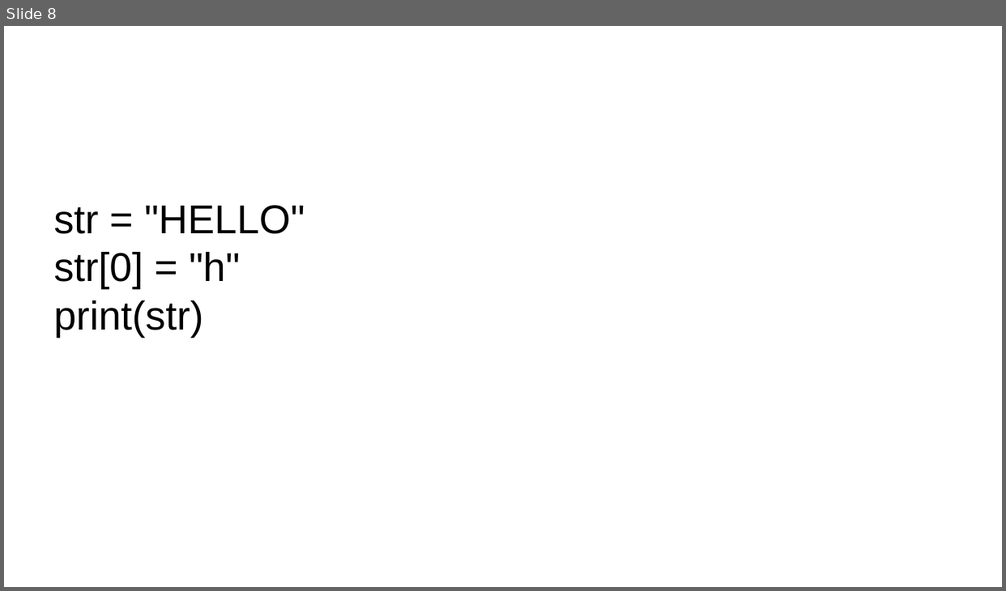
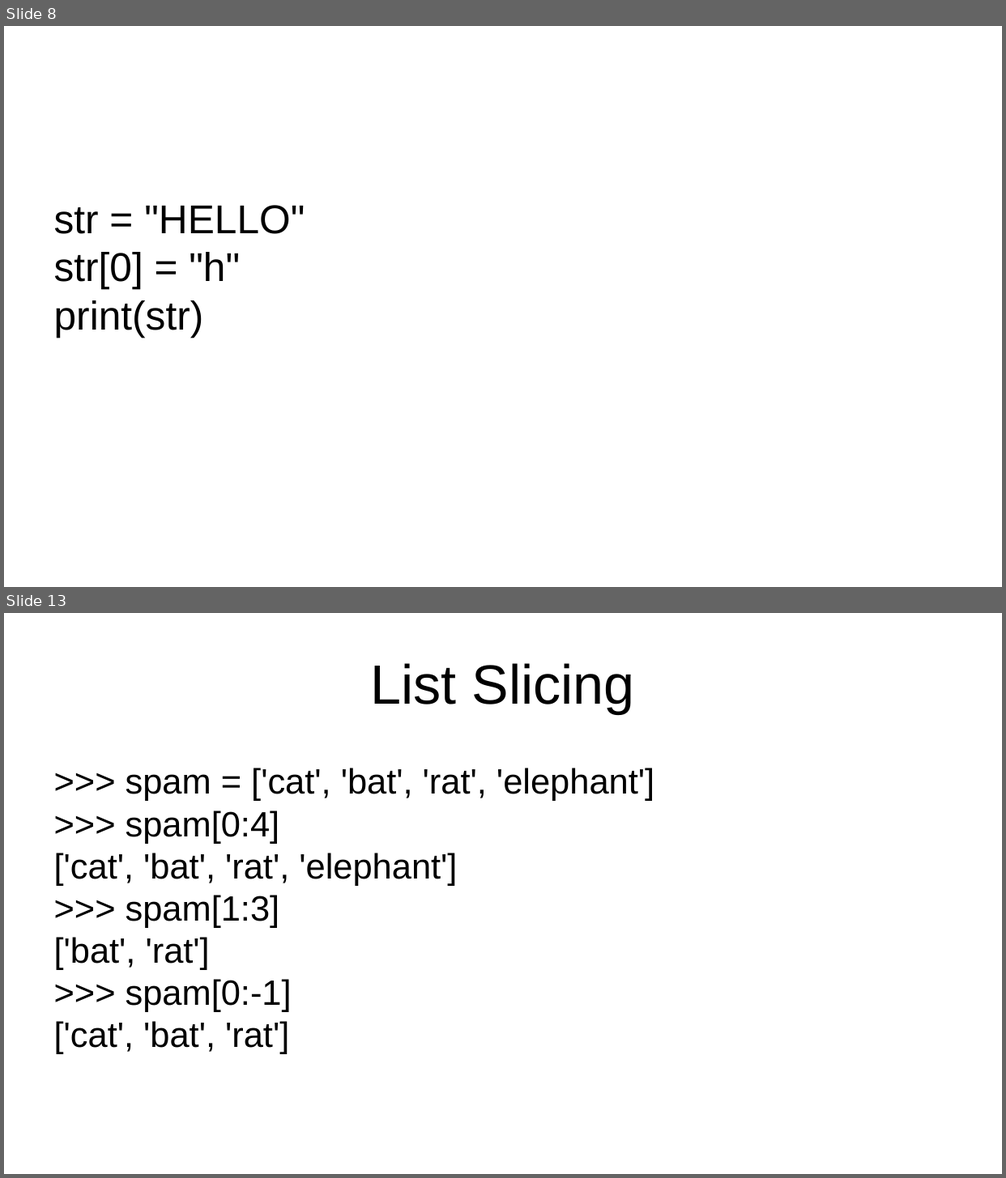
Before and after one commit to ApoorvaJu08/Python-khatmandu, a slide deck: Teaching/Strings.odp. Shown one above the other, each under a label of ours: slide 8 before the commit, slides 8 and 13 after it; the slides between them are not shown. The pictures are 1006x591 and 1006x1178 pixels, drawn with LibreOffice and Linux fonts; fonts in the diff are those of the drawing. Boxes give left, top, right and bottom in pixels: in the first picture for what was removed or moved away, otherwise in the second. Text is boxed around its words. In the diff, an @@ line names an element or a change of style, - is before the commit and + after.

Commit message:
string list

```diff
--- a/Teaching/Strings.odp
+++ b/Teaching/Strings.odp
@@ slide 13 added at (4,613,1002,1174), background #FFFFFF @@
@@ title added at (371,663,635,714), 44 pt, text #000000 @@
+List Slicing
@@ subtitle added at (54,768,654,1054), 28 pt, text #000000 @@
+>>> spam = ['cat', 'bat', 'rat', 'elephant']
+>>> spam[0:4]
+['cat', 'bat', 'rat', 'elephant']
+>>> spam[1:3]
+['bat', 'rat']
+>>> spam[0:-1]
+['cat', 'bat', 'rat']
```
Also in this commit, not shown: 14 other slides added, 1 slide removed.
